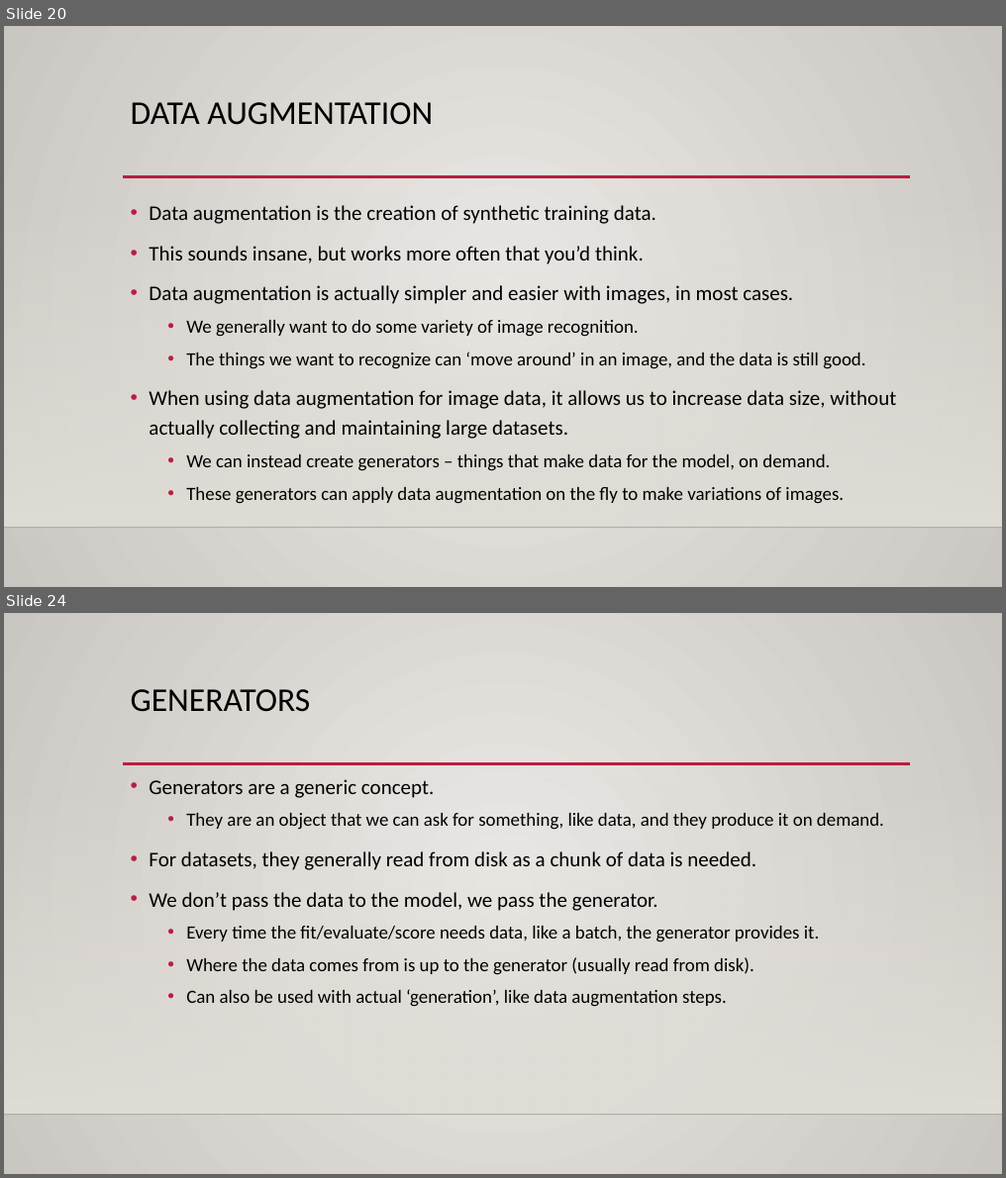
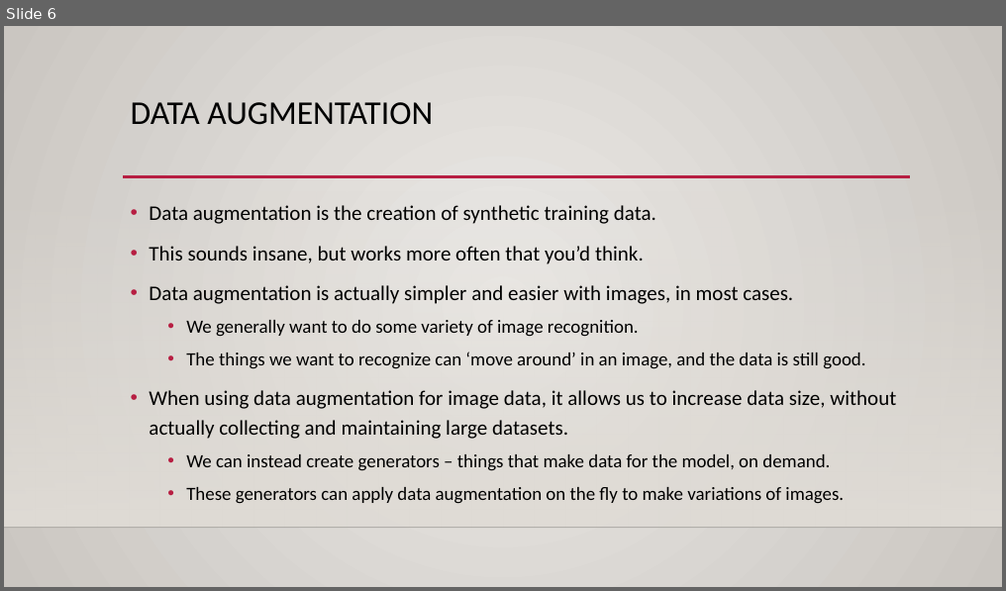
Before and after one commit to calvint13/Intro_to_Machine_Learning_Student_Workbooks, a slide deck: reference_content/Slides/tensorboard_cnn_2.pptx. Shown one above the other, each under a label of ours: slides 20 and 24 before the commit, slide 6 after it; the slides between them are not shown. The pictures are 1006x1178 and 1006x591 pixels, drawn with LibreOffice and Linux fonts; fonts in the diff are those of the drawing; background and template pictures are left out. Boxes give left, top, right and bottom in pixels: in the first picture for what was removed or moved away, otherwise in the second. Text is boxed around its words. In the diff, an @@ line names an element or a change of style, - is before the commit and + after.

```diff
--- a/reference_content/Slides/tensorboard_cnn_2.pptx
+++ b/reference_content/Slides/tensorboard_cnn_2.pptx
@@ slide 24 removed at box(4, 613, 1002, 1174), background gradient #ECEAE7 to #CAC7C1; not listed: 3 template elements that a slide beside it also shows @@
@@ title removed at box(131, 689, 311, 712) @@
-GENERATORS
@@ text removed at box(149, 779, 884, 1007) @@
-• Generators are a generic concept.
-  • They are an object that we can ask for something, like data, and they produce it on demand.
-• For datasets, they generally read from disk as a chunk of data is needed.
-• We don’t pass the data to the model, we pass the generator.
-  • Every time the fit/evaluate/score needs data, like a batch, the generator provides it.
-  • Where the data comes from is up to the generator (usually read from disk).
-  • Can also be used with actual ‘generation’, like data augmentation steps.
@@ what was slide 20 is now slide 6 @@
```
Also in this commit, not shown: 3 slides changed, 9 slides added, 4 other slides removed, 1 other file.
